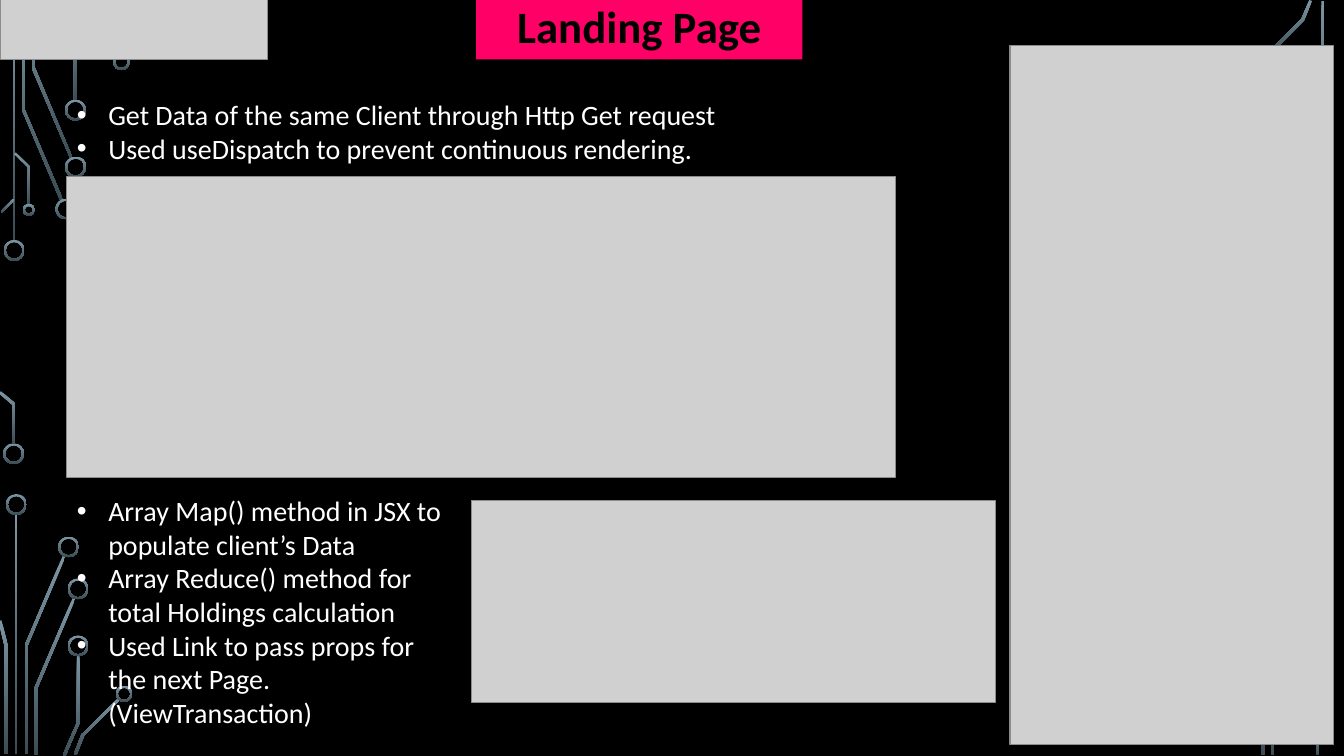
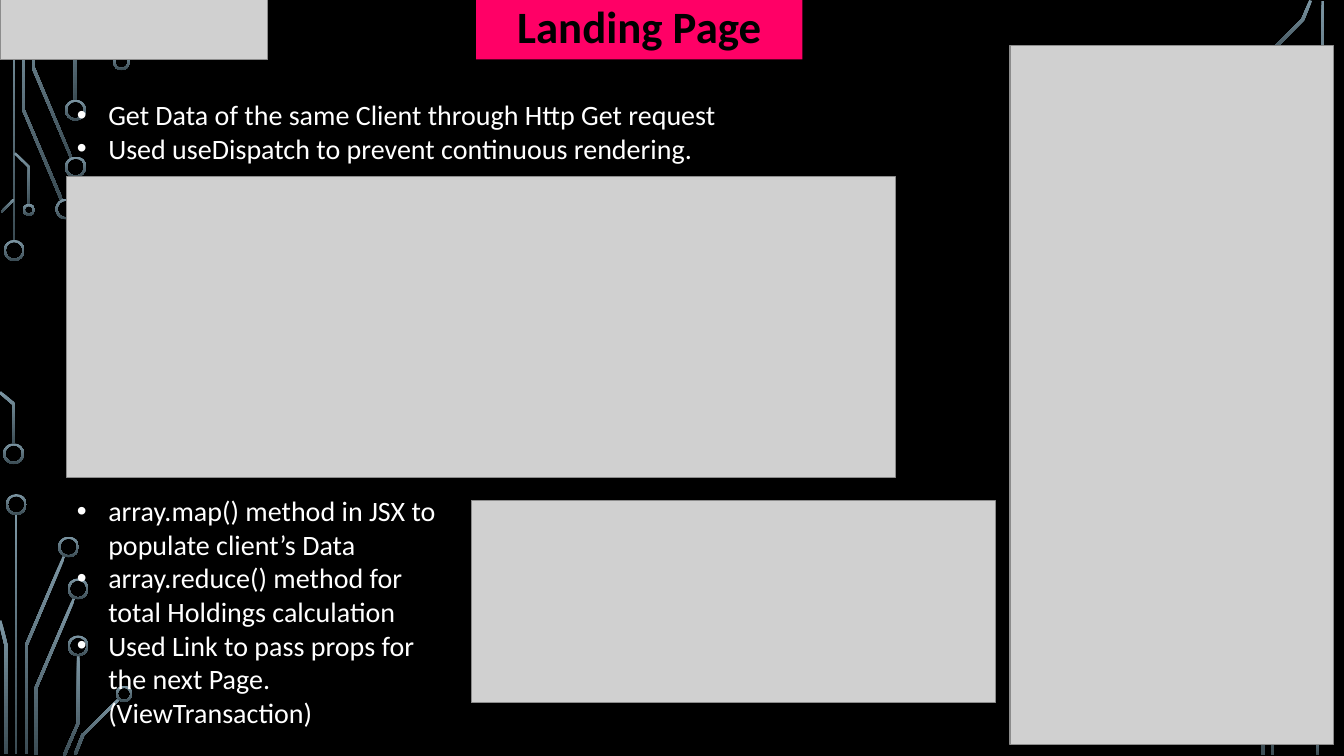
Before and after one commit to dmoradiya/Banking-Application-and-Expenses-Tracker-with-React---C-ASP-.NET-MVC, a slide deck: slide 13 of Planning/Virtual Velocity V1.2.pptx. Drawn at 1344x756 pixels with LibreOffice and Linux fonts; fonts in the diff are those of the drawing; grey boxes stand for pictures; background and template pictures are left out. Boxes give left, top, right and bottom in pixels: in the first picture for what was removed or moved away, otherwise in the second. Text is boxed around its words. In the diff, an @@ line names an element or a change of style, - is before the commit and + after.

```diff
--- a/Planning/Virtual Velocity V1.2.pptx
+++ b/Planning/Virtual Velocity V1.2.pptx
@@ text at [108, 500, 436, 627]: text changed @@
-• Array Map() method in JSX to populate client’s Data
-• Array Reduce() method for total Holdings calculation
+• array.map() method in JSX to populate client’s Data
+• array.reduce() method for total Holdings calculation
```
Also in this commit, not shown: 4 other slides changed, 1 other file.
